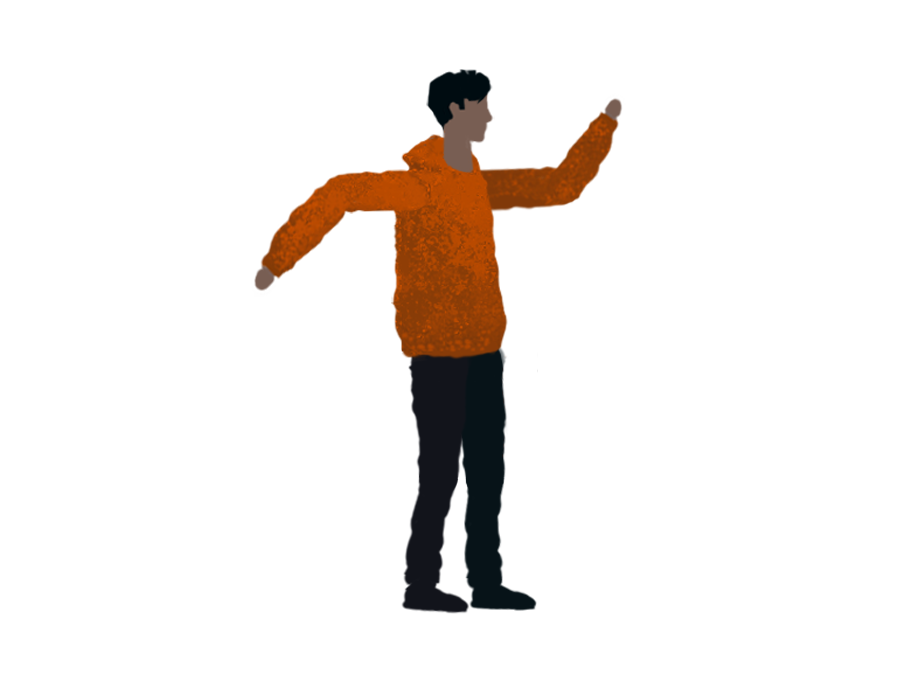
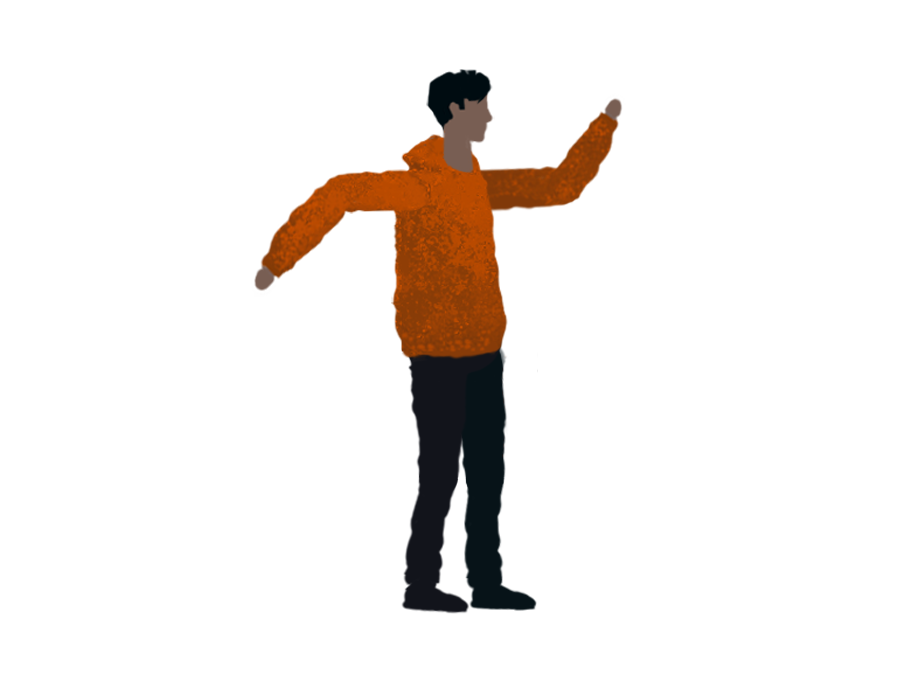
Revision of a layered 916 x 678 image; what changed, layer by layer:
painted on "body" over [408, 339, 503, 374]
